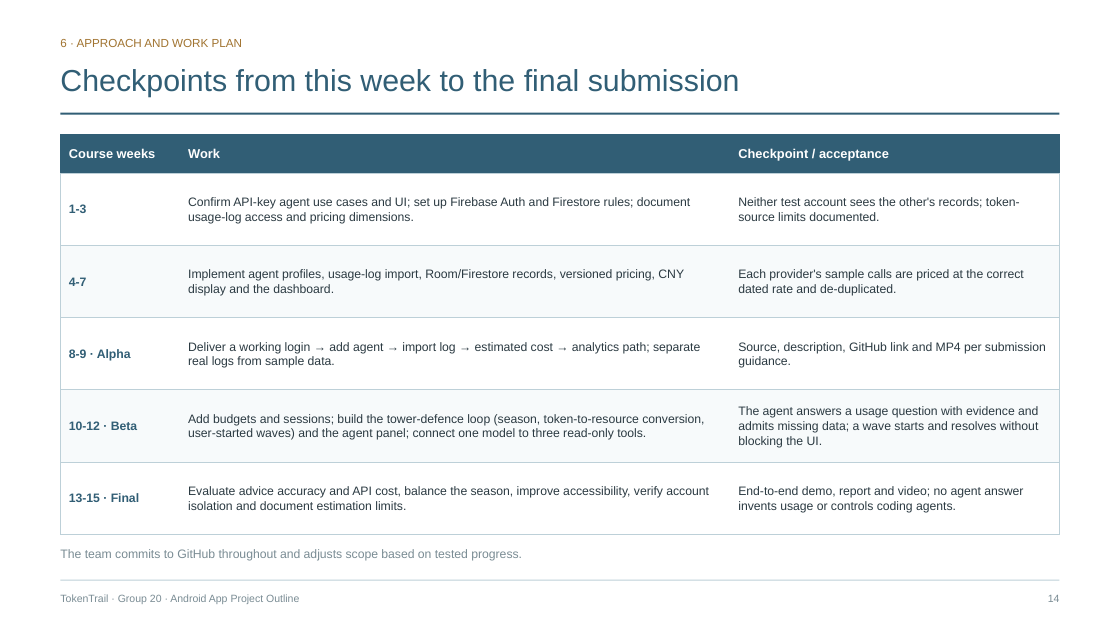
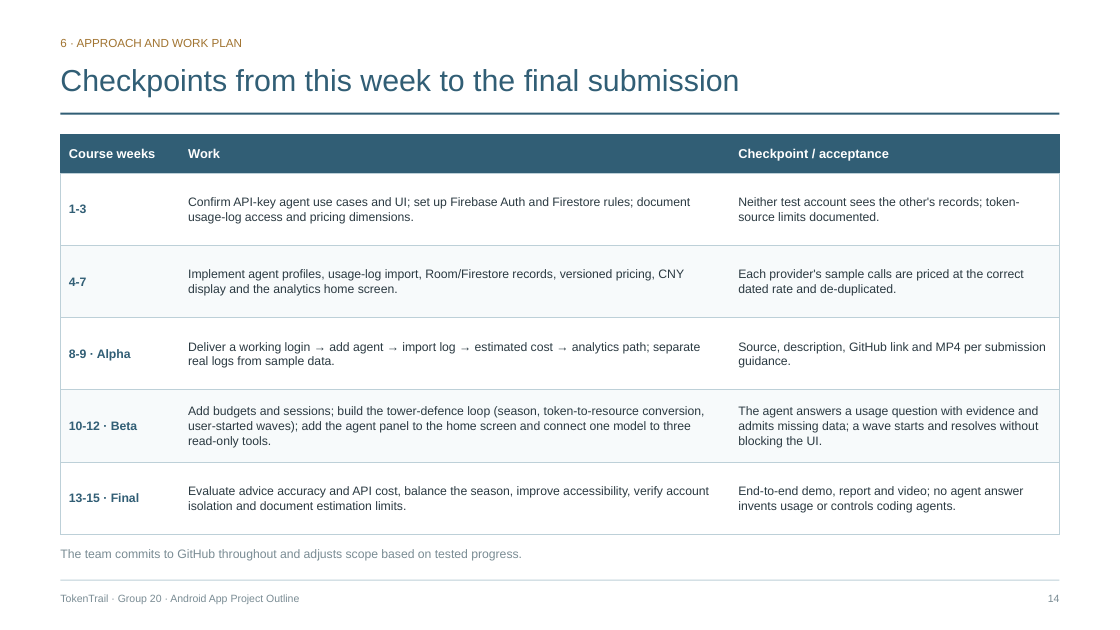
Before and after one commit to LiuZongrun7/Mobile_Group_20, a slide deck: slide 14 of docs/TokenTrail_Project_Outline_Slides.pptx. Drawn at 1120x630 pixels with LibreOffice and Linux fonts; fonts in the diff are those of the drawing. Boxes give left, top, right and bottom in pixels: in the first picture for what was removed or moved away, otherwise in the second. Text is boxed around its words. In the diff, an @@ line names an element or a change of style, - is before the commit and + after.

```diff
--- a/docs/TokenTrail_Project_Outline_Slides.pptx
+++ b/docs/TokenTrail_Project_Outline_Slides.pptx
@@ table at <box>60,134,1060,534</box> @@
-row 3, column 2: Implement agent profiles, usage-log import, Room/Firestore records, versioned pricing, CNY display and the dashboard.
+row 3, column 2: Implement agent profiles, usage-log import, Room/Firestore records, versioned pricing, CNY display and the analytics home screen.
-row 5, column 2: Add budgets and sessions; build the tower-defence loop (season, token-to-resource conversion, user-started waves) and the agent panel; connect one model to three read-only tools.
+row 5, column 2: Add budgets and sessions; build the tower-defence loop (season, token-to-resource conversion, user-started waves); add the agent panel to the home screen and connect one model to three read-only tools.
```
Also in this commit, not shown: 11 other slides changed, 17 other files.
